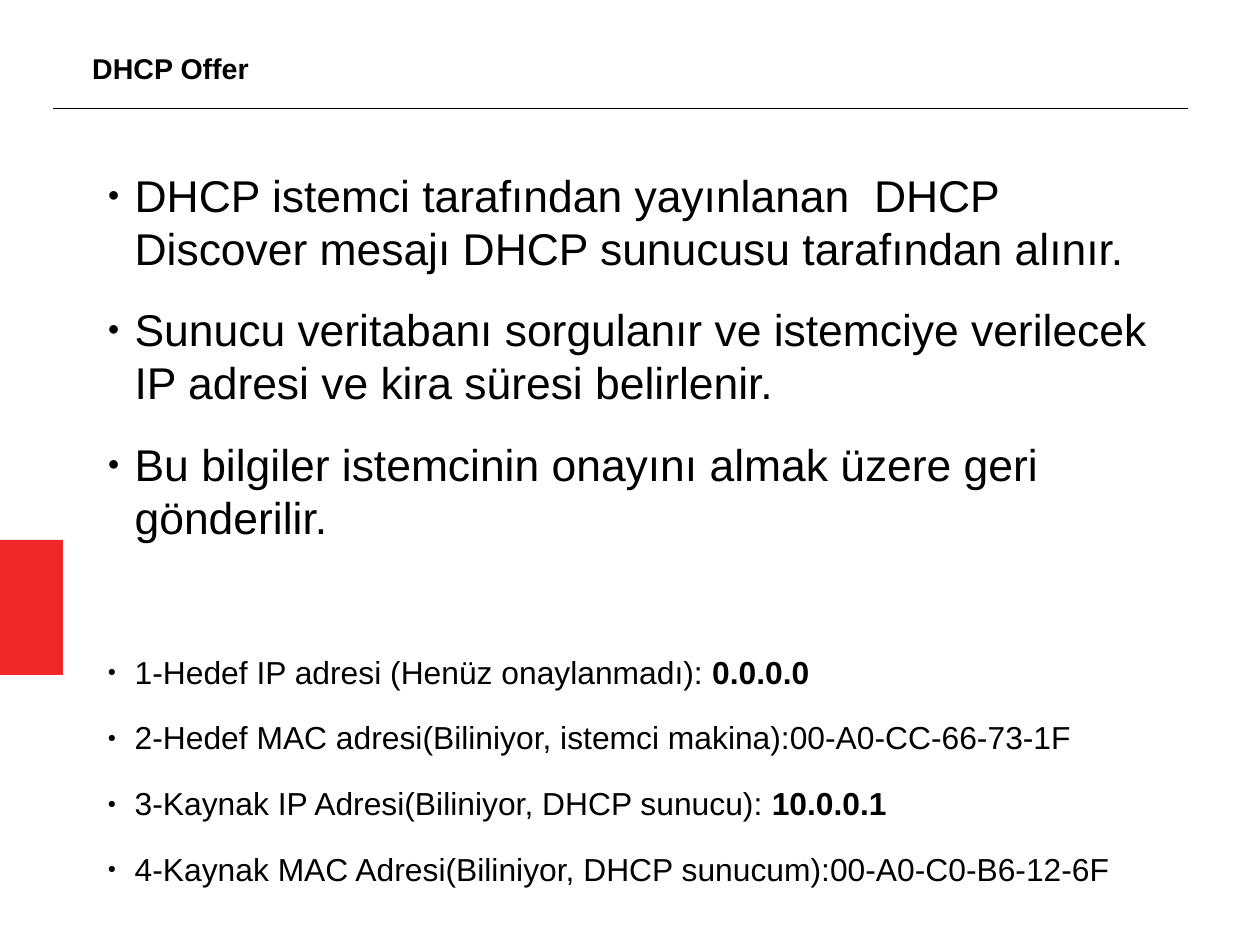
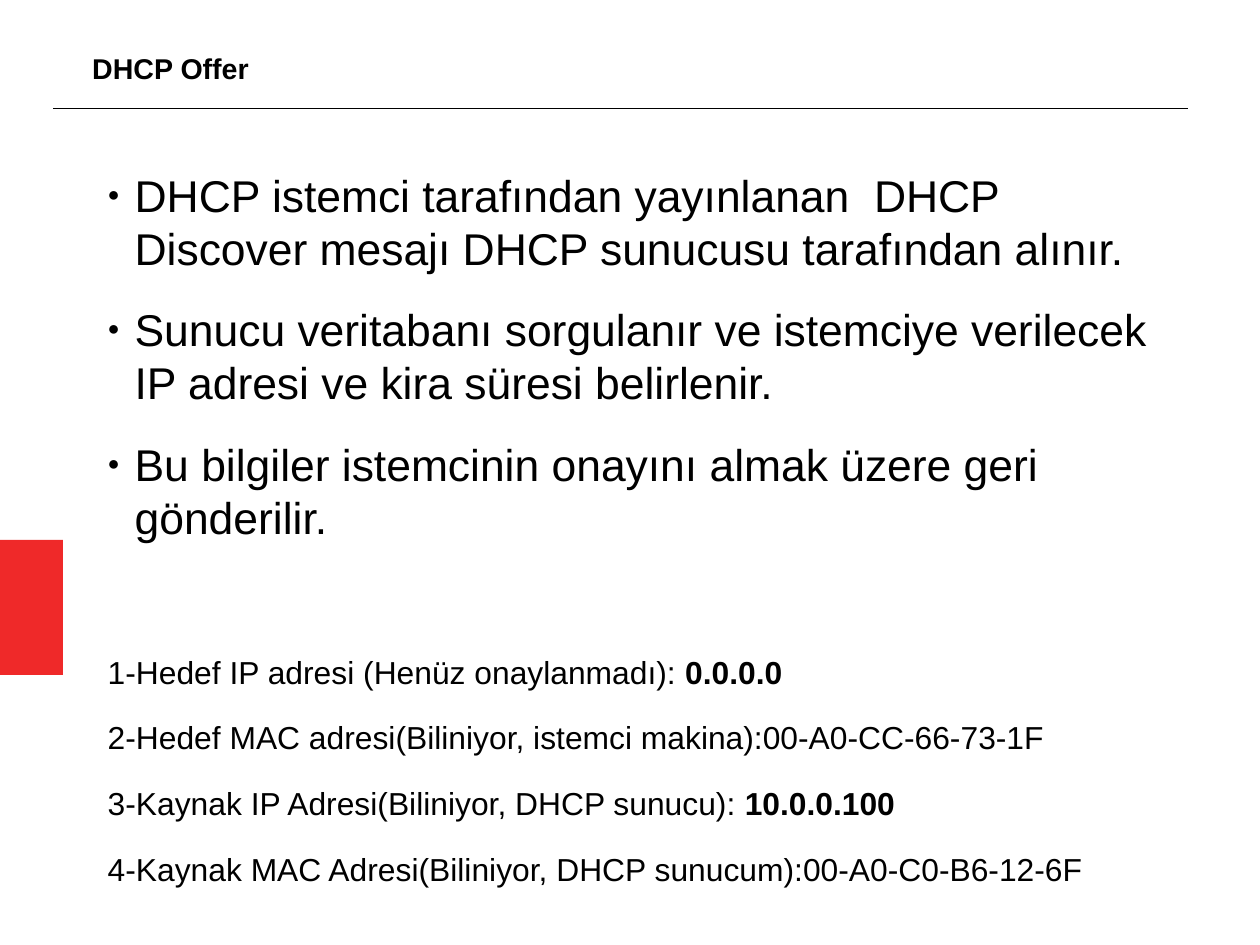
Before and after one commit to aciklab/oyyk18-sysadm, a slide deck: slide 5 of sunumlar/dhcp.odp. Drawn at 1260x945 pixels with LibreOffice and Linux fonts; fonts in the diff are those of the drawing. Boxes give left, top, right and bottom in pixels: in the first picture for what was removed or moved away, otherwise in the second. Text is boxed around its words. In the diff, an @@ line names an element or a change of style, - is before the commit and + after.

```diff
--- a/sunumlar/dhcp.odp
+++ b/sunumlar/dhcp.odp
@@ text at box(108, 661, 1082, 887): bullet ● to none @@
@@ text at box(108, 792, 895, 821): text changed @@
-● 3-Kaynak IP Adresi(Biliniyor, DHCP sunucu): 10.0.0.1
+3-Kaynak IP Adresi(Biliniyor, DHCP sunucu): 10.0.0.100
```
Also in this commit, not shown: 6 other slides changed, 1 slide added, 1 slide removed.
